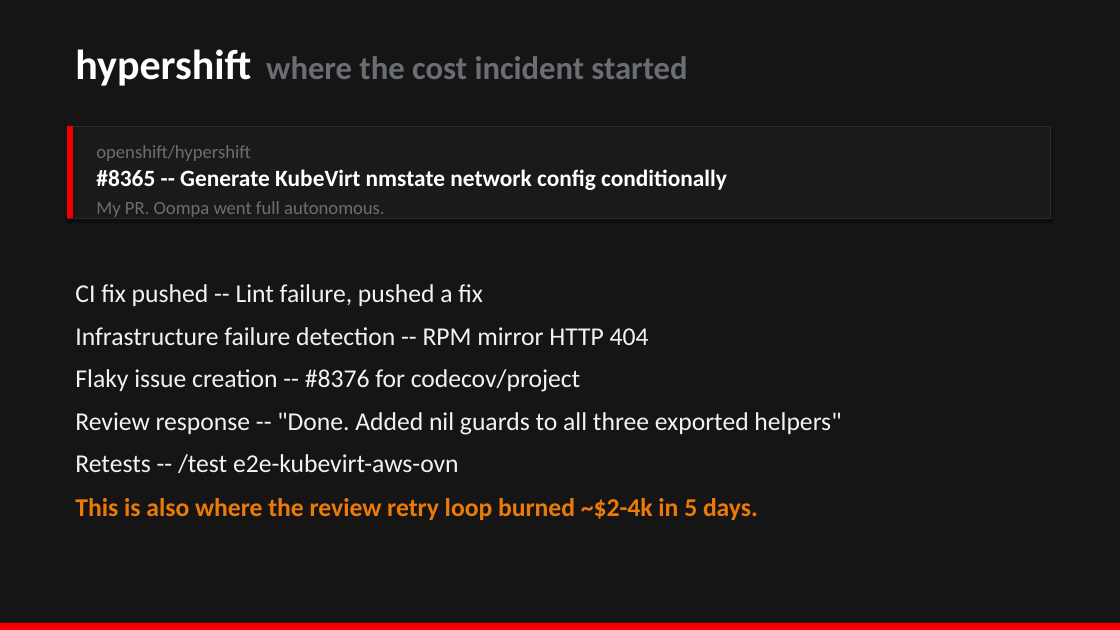
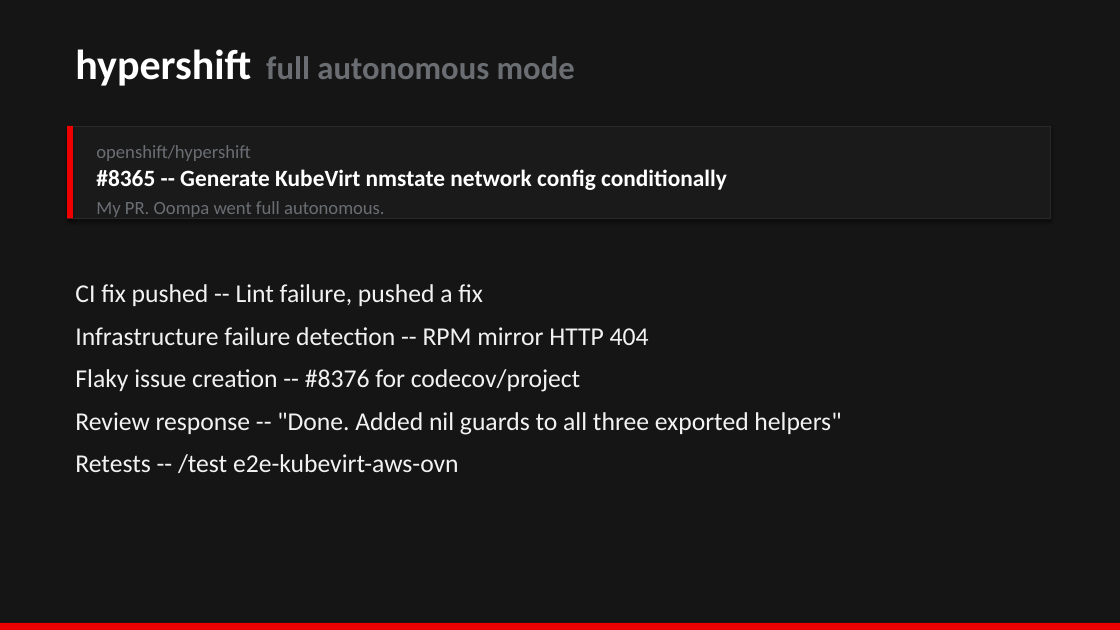
Before and after one commit to qinqon/oompa, a slide deck: slide 10 of docs/oompa-presentation.pptx. Drawn at 1120x630 pixels with LibreOffice and Linux fonts; fonts in the diff are those of the drawing. Boxes give left, top, right and bottom in pixels: in the first picture for what was removed or moved away, otherwise in the second. Text is boxed around its words. In the diff, an @@ line names an element or a change of style, - is before the commit and + after.

Commit message:
docs: remove cost references and war stories slide from presentation

```diff
--- a/docs/oompa-presentation.pptx
+++ b/docs/oompa-presentation.pptx
@@ text at [75,49,575,86]: text changed @@
-hypershift where the cost incident started
+hypershift full autonomous mode
@@ text removed at [75,498,758,520] @@
-This is also where the review retry loop burned ~$2-4k in 5 days.
```
Also in this commit, not shown: 1 slide removed.
